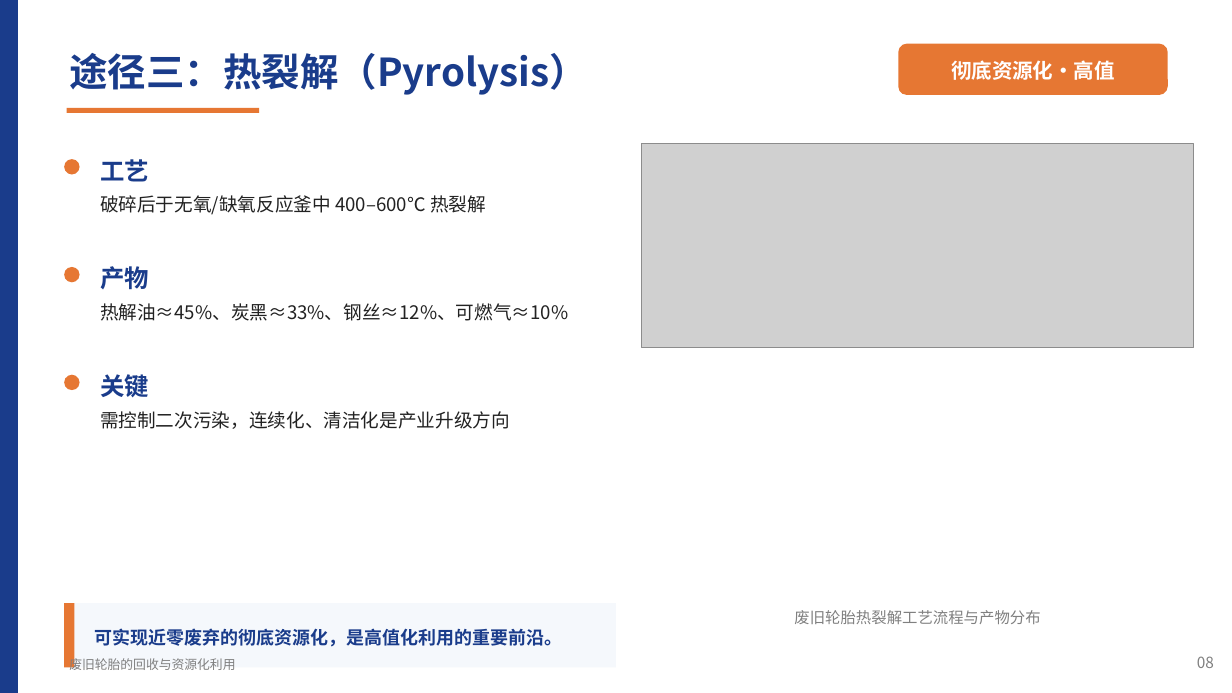
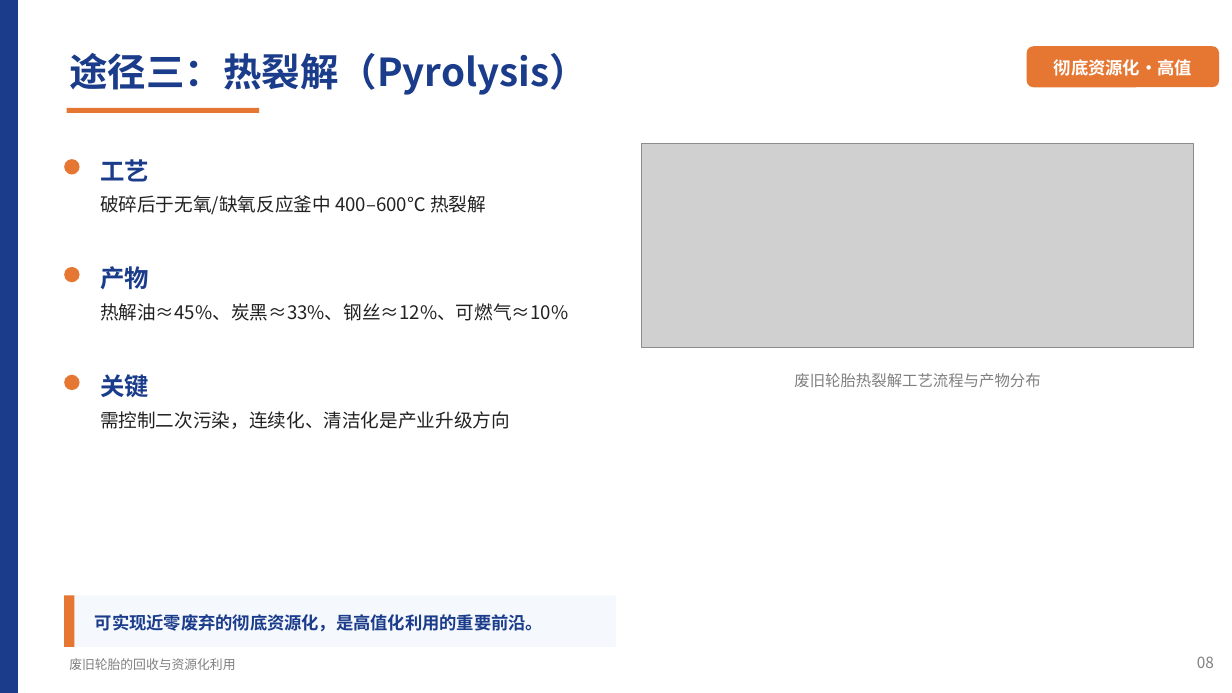
Before and after one commit to tldsnhzrs/ppt4, a slide deck: slide 14 of presentation/废旧轮胎的回收与资源化利用.pptx. Drawn at 1232x693 pixels with LibreOffice and Linux fonts; fonts in the diff are those of the drawing; grey boxes stand for pictures. Boxes give left, top, right and bottom in pixels: in the first picture for what was removed or moved away, otherwise in the second. Text is boxed around its words. In the diff, an @@ line names an element or a change of style, - is before the commit and + after.

```diff
--- a/presentation/废旧轮胎的回收与资源化利用.pptx
+++ b/presentation/废旧轮胎的回收与资源化利用.pptx
@@ rounded rectangle "彻底资源化·高值": place and size @@
-rounded rectangle "彻底资源化·高值" at <box>898,43,1168,95</box>
+rounded rectangle "彻底资源化·高值" at <box>1027,46,1219,87</box>
@@ rounded rectangle "彻底资源化·高值" at <box>1027,46,1219,87</box>: size 16 to 13.5 pt @@
@@ text "废旧轮胎热裂解工艺流程与产物分布": place and size @@
-text "废旧轮胎热裂解工艺流程与产物分布" at <box>794,610,1040,624</box>
+text "废旧轮胎热裂解工艺流程与产物分布" at <box>794,373,1040,387</box>
@@ rectangle: place and size @@
-rectangle at <box>64,604,616,667</box>
+rectangle at <box>64,595,616,647</box>
@@ rectangle: place and size @@
-rectangle at <box>64,604,74,667</box>
+rectangle at <box>64,595,74,647</box>
@@ text "可实现近零废弃的彻底资源化，是高值化利用的重要前沿。": place and size @@
-text "可实现近零废弃的彻底资源化，是高值化利用的重要前沿。" at <box>95,628,563,647</box>
+text "可实现近零废弃的彻底资源化，是高值化利用的重要前沿。" at <box>95,614,543,632</box>
@@ text "可实现近零废弃的彻底资源化，是高值化利用的重要前沿。" at <box>95,614,543,632</box>: size 14 to 13.5 pt; line spacing 1.15 to 1.1 @@
```
Also in this commit, not shown: 8 other slides changed, 3 other files.
